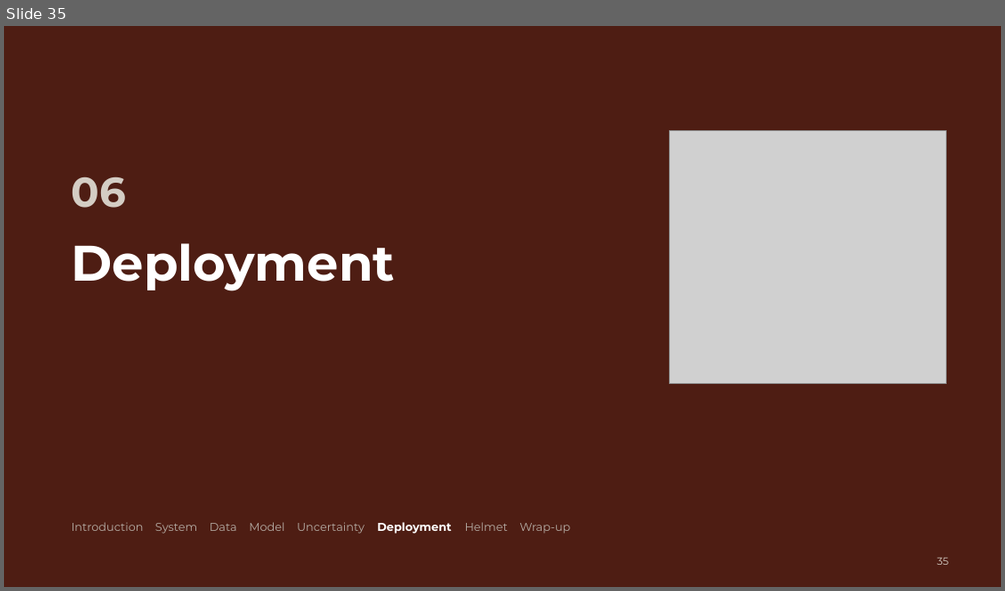
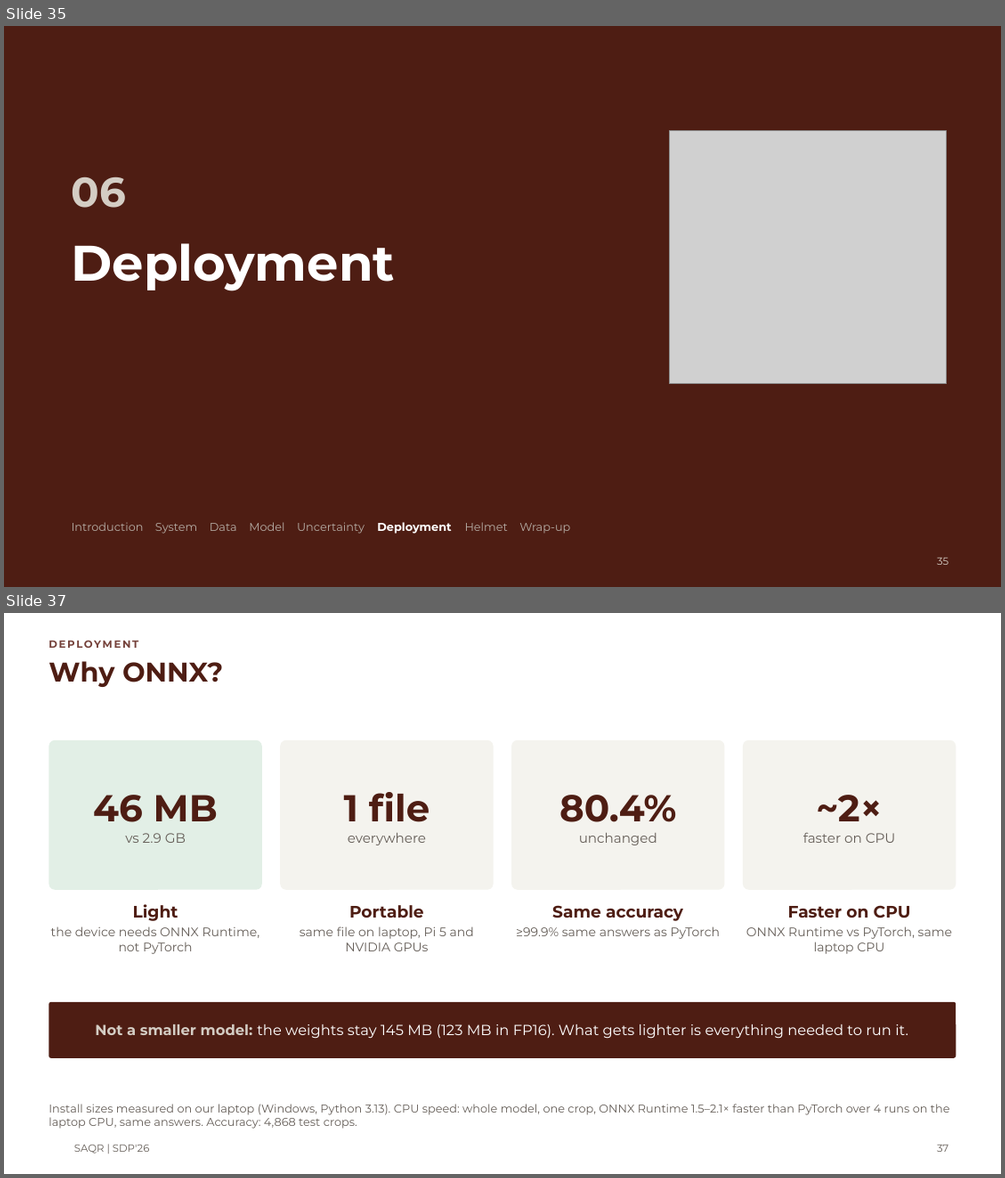
Before and after one commit to MASAR-AUS/SAQR, a slide deck: SAQR CMP490 Presentation.pptx. Shown one above the other, each under a label of ours: slide 35 before the commit, slides 35 and 37 after it; the slides between them are not shown. The pictures are 1005x591 and 1005x1178 pixels, drawn with LibreOffice and Linux fonts; fonts in the diff are those of the drawing; grey boxes stand for pictures; background and template pictures are left out. Boxes give left, top, right and bottom in pixels: in the first picture for what was removed or moved away, otherwise in the second. Text is boxed around its words. In the diff, an @@ line names an element or a change of style, - is before the commit and + after.

Commit message:
deployment revamp

```diff
--- a/SAQR CMP490 Presentation.pptx
+++ b/SAQR CMP490 Presentation.pptx
@@ slide 37 added at (x1=4, y1=613, x2=1001, y2=1174), background #FFFFFF @@
@@ title added at (x1=48, y1=661, x2=223, y2=687), 26 pt, text #4E1D13, bold @@
+Why ONNX?
@@ text added at (x1=48, y1=640, x2=138, y2=648), 10 pt, text #75413A, bold @@
+DEPLOYMENT
@@ rounded rectangle added at (x1=48, y1=740, x2=262, y2=890), fill #E2EFE6, 13 pt, text #665F59 @@
+46 MB
+vs 2.9 GB
@@ rounded rectangle added at (x1=280, y1=740, x2=493, y2=890), fill #F4F3EE, 13 pt, text #665F59 @@
+1 file
+everywhere
@@ rounded rectangle added at (x1=512, y1=740, x2=725, y2=890), fill #F4F3EE, 13 pt, text #665F59 @@
+80.4%
+unchanged
@@ rounded rectangle added at (x1=743, y1=740, x2=956, y2=890), fill #F4F3EE, 13 pt, text #665F59 @@
+~2×
+faster on CPU
@@ text added at (x1=51, y1=904, x2=260, y2=954), 12 pt, text #665F59 @@
+Light
+the device needs ONNX Runtime, not PyTorch
@@ text added at (x1=299, y1=905, x2=474, y2=951), 12 pt, text #665F59 @@
+Portable
+same file on laptop, Pi 5 and NVIDIA GPUs
@@ text added at (x1=516, y1=905, x2=720, y2=939), 12 pt, text #665F59 @@
+Same accuracy
+≥99.9% same answers as PyTorch
@@ text added at (x1=746, y1=905, x2=952, y2=954), 12 pt, text #665F59 @@
+Faster on CPU
+ONNX Runtime vs PyTorch, same laptop CPU
@@ rounded rectangle added at (x1=48, y1=1002, x2=956, y2=1058), fill #4E1D13, 14 pt, text #FFFFFF @@
+Not a smaller model: the weights stay 145 MB (123 MB in FP16). What gets lighter is everything needed to run it.
@@ text added at (x1=48, y1=1103, x2=950, y2=1128), 11 pt, text #665F59 @@
+Install sizes measured on our laptop (Windows, Python 3.13). CPU speed: whole model, one crop, ONNX Runtime 1.5–2.1× faster than PyTorch over 4 runs on the laptop CPU, same answers. Accuracy: 4,868 test crops.
@@ text added at (x1=74, y1=1144, x2=149, y2=1153), 10 pt, text #665F59 @@
+SAQR | SDP'26
@@ page number added at (x1=937, y1=1144, x2=948, y2=1151), 10 pt, text #665F59 @@
+37
```
Also in this commit, not shown: 1 slide changed, 3 other slides added, 1 slide removed.
